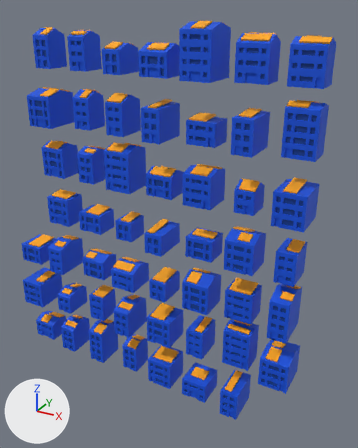
One commit to the glTF model assets/DataModel11_3/Sahne3.1/Binamevcut.gltf: the scene before it, then after it.
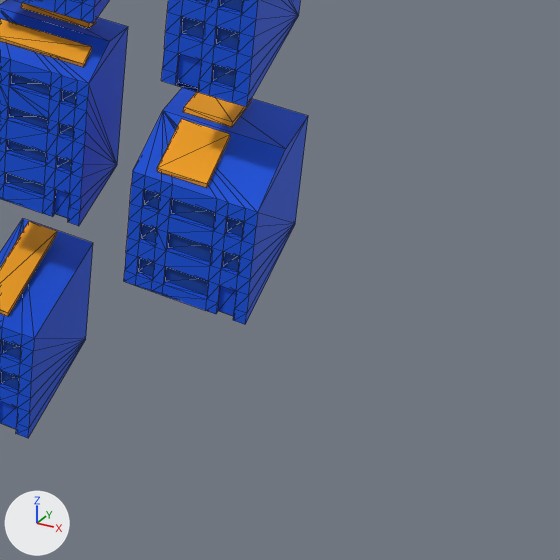
Old and new are each drawn whole from a camera (50 mm lens) standing at (0.445, -0.712, -0.255) and looking at (0.055, -0.003, -0.609) and again close up on the part from 64% to 100% of the width and 71% to 100% of the height. Every picture has the same lights, and +X, +Y and +Z are marked at lower left. The close-ups show mesh edges as thin lines.

The first close-up shows 'Building_060.019', 'Building_061.019', 'Building_061.020', 'Building_061_RoofCap_0.004', 'Building_062.019', 'Building_062_RoofCap_0.004', 'Building_067.019', 'Building_067.020', 'Building_068.019', 'Building_068.020', 'Building_068_RoofCap_0.004', 'Building_068_RoofCap_1.004'.
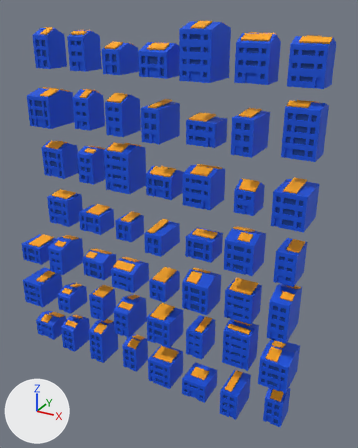
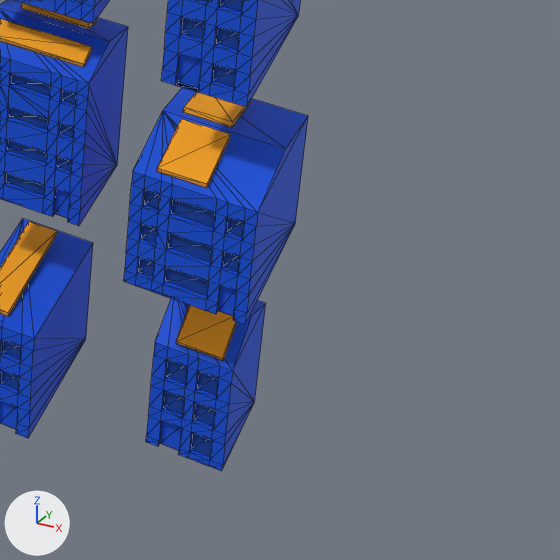
Where the change shows, as pixel boxes (x1, y1, x2, y2) in the close-ups (560 x 560 px):
'Building_069.014', added (blue): after (146, 298, 266, 471)
'Building_069_RoofCap_0.001', added: after (176, 305, 237, 360)
'Building_069.016', added (blue): after (164, 360, 218, 456)
'Building_069.015', added (blue): after (160, 421, 181, 450)

What changed in the scene script:
```text
Add me_building_069_roofcap_0_mesh_005:
    me_building_069_roofcap_0_mesh_005.from_pydata(...)  # 8 vertices, 12 faces; spans x 0.2583..0.2779, y -0.0423..-0.0239, z -0.8857..-0.8751
    me_building_069_roofcap_0_mesh_005.materials.append(mat_mat_roof_cap)  # orange #fda60a
Add me_building_069_mesh_028:
    me_building_069_mesh_028.from_pydata(...)  # 20 vertices, 10 faces; spans x 0.2554..0.2772, y -0.0413, z -0.937..-0.8935
    me_building_069_mesh_028.materials.append(mat_penceresolarkapalı)  # blue #003e99
Add me_building_069_mesh_027:
    me_building_069_mesh_027.from_pydata([(0.26413, -0.0413, -0.94022), (0.25543, -0.0413, -0.94022), (0.26413, -0.0413, -0.92609), (0.25543, -0.0413, -0.92609)], [], [(1, 0, 2), (1, 2, 3)])
    me_building_069_mesh_027.materials.append(mat_binasolar)  # blue #0050dd
Add me_building_069_mesh_026:
    me_building_069_mesh_026.from_pydata(...)  # 78 vertices, 140 faces; spans x 0.25..0.2826, y -0.0435..0.0, z -0.9402..-0.8761
    me_building_069_mesh_026.materials.append(mat_binasolar)  # blue #0050dd
Add ob_building_069_roofcap_0_001:
    ob_building_069_roofcap_0_001 = bpy.data.objects.new('Building_069_RoofCap_0.001', me_building_069_roofcap_0_mesh_005)
    ob_building_069_roofcap_0_001.location = (0.0, 0.0, 0.0)
Add ob_building_069_016:
    ob_building_069_016 = bpy.data.objects.new('Building_069.016', me_building_069_mesh_028)
    ob_building_069_016.location = (0.0, 0.0, 0.0)
Add ob_building_069_015:
    ob_building_069_015 = bpy.data.objects.new('Building_069.015', me_building_069_mesh_027)
    ob_building_069_015.location = (0.0, 0.0, 0.0)
Add ob_building_069_014:
    ob_building_069_014 = bpy.data.objects.new('Building_069.014', me_building_069_mesh_026)
    ob_building_069_014.location = (0.0, 0.0, 0.0)
```
